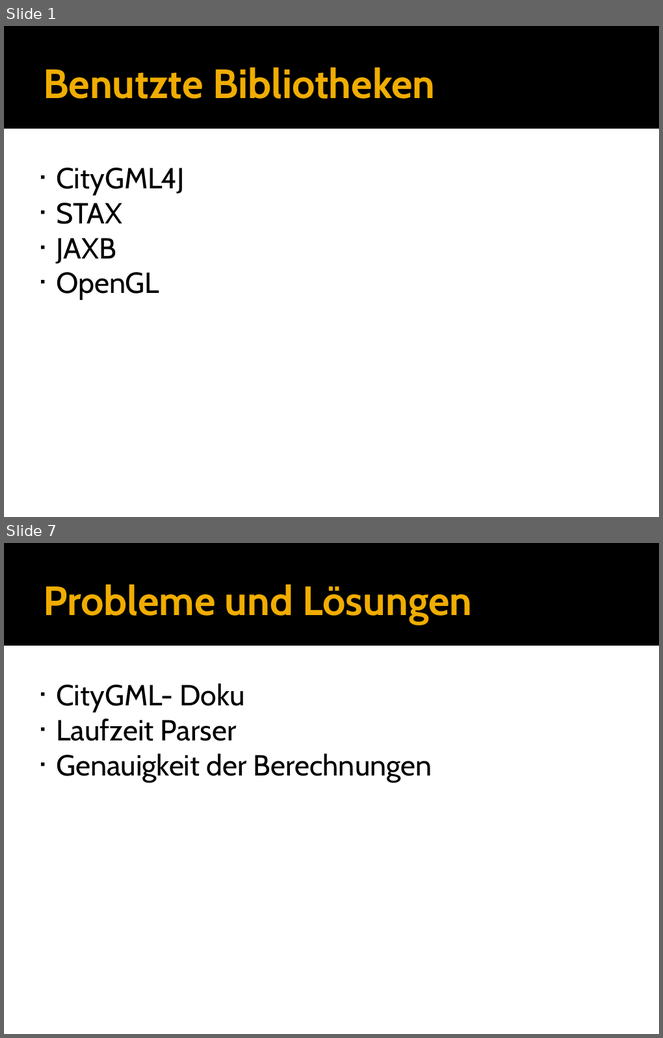
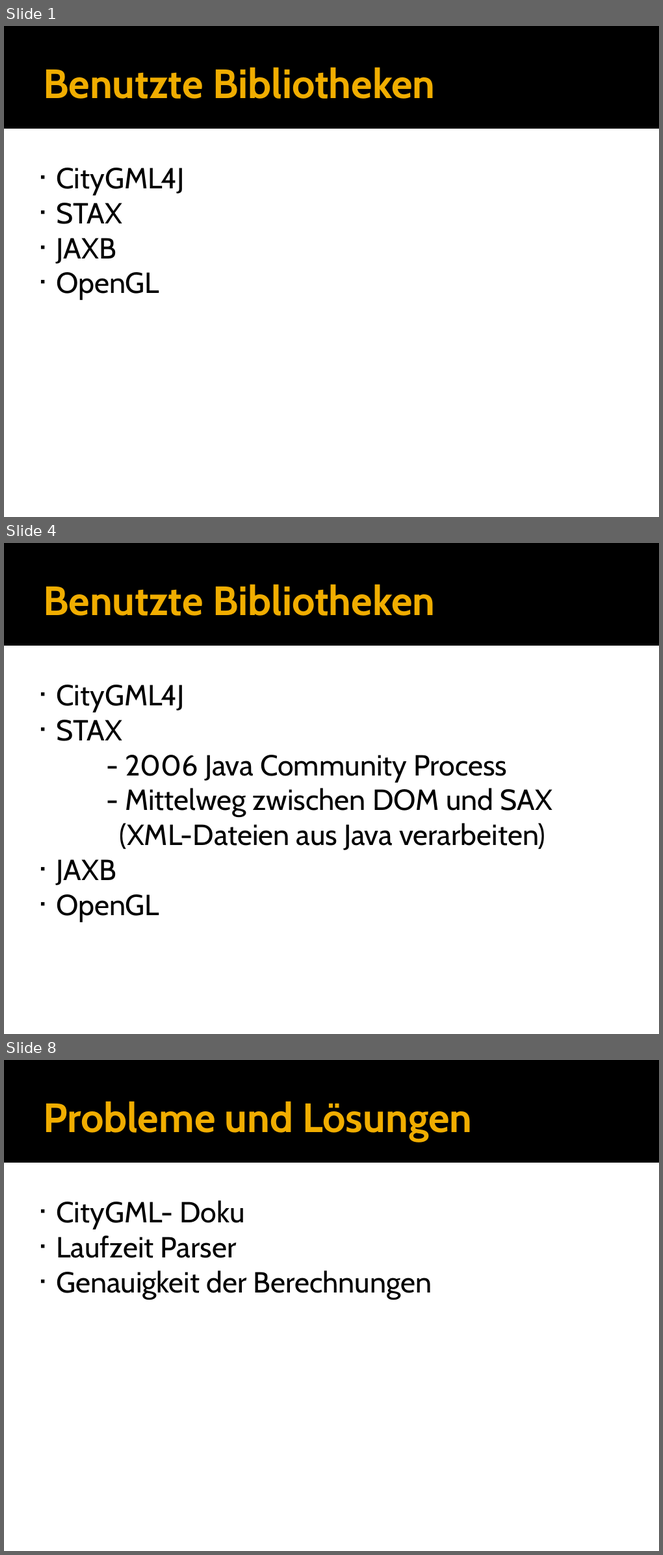
Before and after one commit to hft-swp/stuff, a slide deck: doku/Parser/Frank.pptx. Shown one above the other, each under a label of ours: slides 1 and 7 before the commit, slides 1, 4 and 8 after it; the slides between them are not shown. The pictures are 663x1038 and 663x1555 pixels, drawn with LibreOffice and Linux fonts; fonts in the diff are those of the drawing. Boxes give left, top, right and bottom in pixels: in the first picture for what was removed or moved away, otherwise in the second. Text is boxed around its words. In the diff, an @@ line names an element or a change of style, - is before the commit and + after.

```diff
--- a/doku/Parser/Frank.pptx
+++ b/doku/Parser/Frank.pptx
@@ slide 4 added at bbox=[4, 543, 659, 1034], background #FFFFFF; not listed: 1 template element that a slide beside it also shows @@
@@ text added at bbox=[43, 584, 435, 616], 45 pt, text #F0AD00, bold @@
+Benutzte Bibliotheken
@@ text added at bbox=[56, 685, 553, 922], 32 pt, text #000000 @@
+■ CityGML4J
+■ STAX
+- 2006 Java Community Process
+- Mittelweg zwischen DOM und SAX
+(XML-Dateien aus Java verarbeiten)
+■ JAXB
+■ OpenGL
@@ what was slide 7 is now slide 8 @@
```
Also in this commit, not shown: 8 slides changed, 1 other slide added, 1 slide removed, 1 other file.
